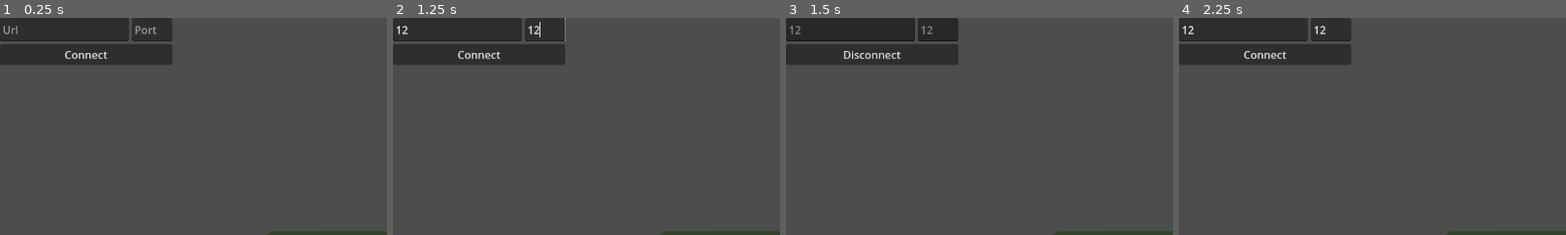
Above: before the commit, frames 1-4 (left to right).
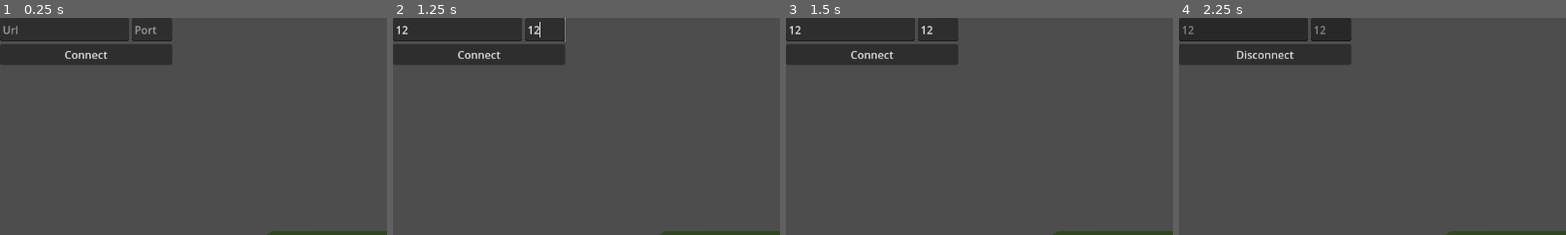
Above: after the commit, the same moments.

Repository: Xaimelee/playflow-quick-start-guide
Game: Godot game, scene res://main.tscn
Same seed, same stepped clock (60 frames per second), same inputs: the game is played once before the commit and once after it.
Inputs (mouse positions are % of the whole screen's width and height, from its top left):
- Up to frame 1 (0.25 s): no input
- Up to frame 2 (1.25 s): click (8, 3) at 0.52 s; type "12" at 0.6 s; click (20, 3) at 0.75 s; type "12" at 0.83 s
- Up to frame 3 (1.5 s): click "Connect" at 1.25 s
- Up to frame 4 (2.25 s): click (11, 8) at 2 s, where only the run before the commit has a clickable "Disconnect"
The pictures show only the part of the screen within x 0-50%, y 0-50%; the shares and areas given below are measured in that part.

Frames 1-2 are identical in both runs. In frame 3, 0.4% of the frame differs, in the area x 1-38%, y 3-20%; in frame 4, 0.4%.

Commit message:
Added reenabling connection if fails

Diff:
--- a/connection_display.gd
+++ b/connection_display.gd
@@ -7,6 +7,7 @@
 
 func _ready() -> void:
 	disconnect_button.visible = false
+	multiplayer.connection_failed.connect(_on_connection_failed)
 
 func _on_connect_button_pressed() -> void:
 	connect_button.visible = false
@@ -21,3 +22,9 @@
 	url_input.editable = true
 	port_input.editable = true
 	MultiplayerManager.disconnect_from_server()
+
+func _on_connection_failed() -> void:
+	connect_button.visible = true
+	disconnect_button.visible = false
+	url_input.editable = true
+	port_input.editable = true
